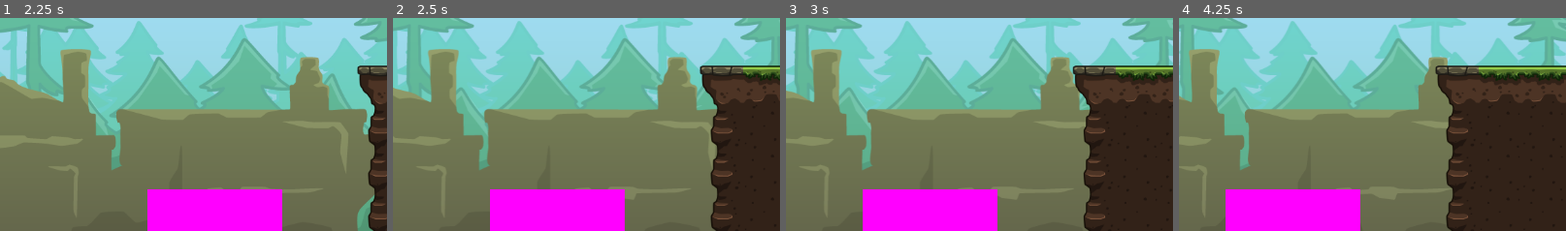
Above: before the commit, frames 1-4 (left to right).
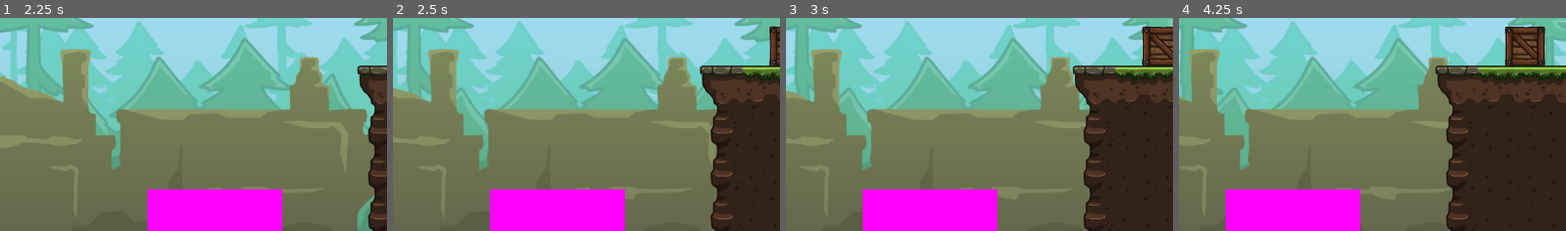
Above: after the commit, the same moments.

Repository: schwasam/godot-2d-multiplayer
Game: Godot game, scene res://menu/menu.tscn
Same seed, same stepped clock (60 frames per second), same inputs: the game is played once before the commit and once after it.
Inputs:
- Up to frame 1 (2.25 s): click "Start" at 0.5 s; hold D (move_right) from 1.28 s (still down); tap E (interact) at 1.35, 2.1 s; tap Space (jump) at 1.52 s
- Up to frame 2 (2.5 s): keep holding D (move_right); tap Space (jump) at 2.27 s
- Up to frame 3 (3 s): release D (move_right) at 2.78 s; hold A (move_left) from 2.78 s (still down); tap E (interact) at 2.85 s
- Up to frame 4 (4.25 s): release A (move_left) at 3.53 s; hold D (move_right) from 3.53 s (still down); tap E (interact) at 3.6 s; tap Space (jump) at 3.77 s
The pictures show only the part of the screen within x 50-100%, y 27-77%; the shares and areas given below are measured in that part.

Frame 1 is identical in both runs. In frame 2, 0.5% of the frame differs, in the area x 97-100%, y 3-23%; in frame 3, 1.5%; in frame 4, 1.9%, in the area x 84-95%, y 3-23%.

Commit message:
add pushable crate; crate movement WIP

Diff:
--- /dev/null
+++ b/interactables/pushable_objects/pushable_crate.tscn
@@ -0,0 +1,34 @@
+[gd_scene load_steps=5 format=3 uid="uid://cfgcu2jr5t34a"]
+
+[ext_resource type="Texture2D" uid="uid://rglygid7fsot" path="res://art/objects/Wooden_Crate.png" id="1_ojcby"]
+
+[sub_resource type="PhysicsMaterial" id="PhysicsMaterial_gud20"]
+friction = 0.5
+rough = true
+
+[sub_resource type="RectangleShape2D" id="RectangleShape2D_jpii2"]
+size = Vector2(59, 59)
+
+[sub_resource type="SceneReplicationConfig" id="SceneReplicationConfig_upjf5"]
+properties/0/path = NodePath(".:position")
+properties/0/spawn = true
+properties/0/replication_mode = 1
+properties/1/path = NodePath(".:rotation")
+properties/1/spawn = true
+properties/1/replication_mode = 1
+
+[node name="PushableCrate" type="RigidBody2D"]
+collision_layer = 16
+collision_mask = 19
+physics_material_override = SubResource("PhysicsMaterial_gud20")
+
+[node name="Sprite2D" type="Sprite2D" parent="."]
+scale = Vector2(0.5, 0.5)
+texture = ExtResource("1_ojcby")
+
+[node name="CollisionShape2D" type="CollisionShape2D" parent="."]
+position = Vector2(0, 1)
+shape = SubResource("RectangleShape2D_jpii2")
+
+[node name="MultiplayerSynchronizer" type="MultiplayerSynchronizer" parent="."]
+replication_config = SubResource("SceneReplicationConfig_upjf5")
--- /dev/null
+++ b/interactables/pushable_objects/pushable_object.gd
@@ -0,0 +1,11 @@
+extends RigidBody2D
+
+
+# Called when the node enters the scene tree for the first time.
+func _ready() -> void:
+	pass # Replace with function body.
+
+
+# Called every frame. 'delta' is the elapsed time since the previous frame.
+func _process(delta: float) -> void:
+	pass
--- a/levels/level_01/level_01.tscn
+++ b/levels/level_01/level_01.tscn
@@ -10,6 +10,7 @@
 [ext_resource type="PackedScene" uid="uid://cbpv5ctdle84" path="res://interactables/chest/chest.tscn" id="8_odafs"]
 [ext_resource type="PackedScene" uid="uid://hnuqgymuy5nm" path="res://interactables/key_door/key_door.tscn" id="9_gfbll"]
 [ext_resource type="PackedScene" uid="uid://cuspa1xl2l5nd" path="res://interactables/bridge/bridge.tscn" id="10_4gj02"]
+[ext_resource type="PackedScene" uid="uid://cfgcu2jr5t34a" path="res://interactables/pushable_objects/pushable_crate.tscn" id="11_bm4lt"]
 
 [sub_resource type="TileSetAtlasSource" id="TileSetAtlasSource_68gnc"]
 texture = ExtResource("1_drxf6")
@@ -167,6 +168,9 @@
 [node name="SpawnPoint_1" type="Node2D" parent="--- Players ---"]
 position = Vector2(465, -85)
 
+[node name="PushableCrate" parent="." instance=ExtResource("11_bm4lt")]
+position = Vector2(581, -482)
+
 [connection signal="toggle" from="--- Interactables ---/DoorPlate" to="--- Interactables ---/Door" method="activate"]
 [connection signal="toggle" from="--- Interactables ---/BridgePlate1" to="--- Interactables ---/Bridge" method="activate"]
 [connection signal="toggle" from="--- Interactables ---/BridgePlate2" to="--- Interactables ---/Bridge" method="activate"]
--- a/project.godot
+++ b/project.godot
@@ -58,3 +58,4 @@
 2d_physics/layer_2="Player"
 2d_physics/layer_3="Interactable"
 2d_physics/layer_4="Key"
+2d_physics/layer_5="Pushable"
Not shown: 1 places in levels/level_01/level_01.tscn that only renumber resources
